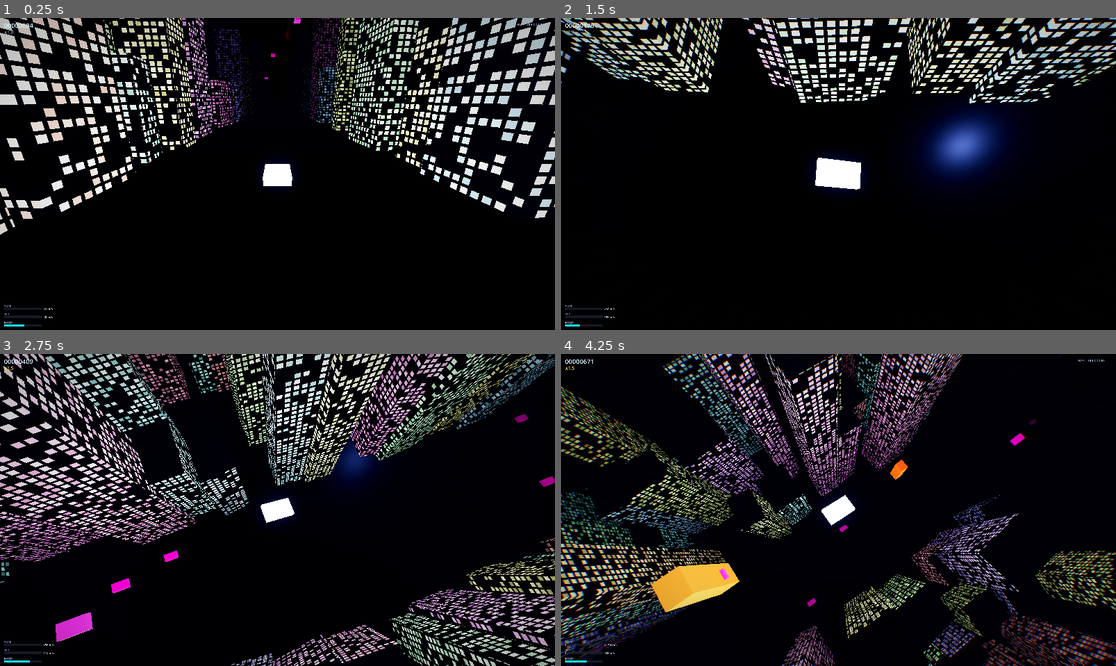
Above: before the commit, frames 1-4 (two rows, left to right).
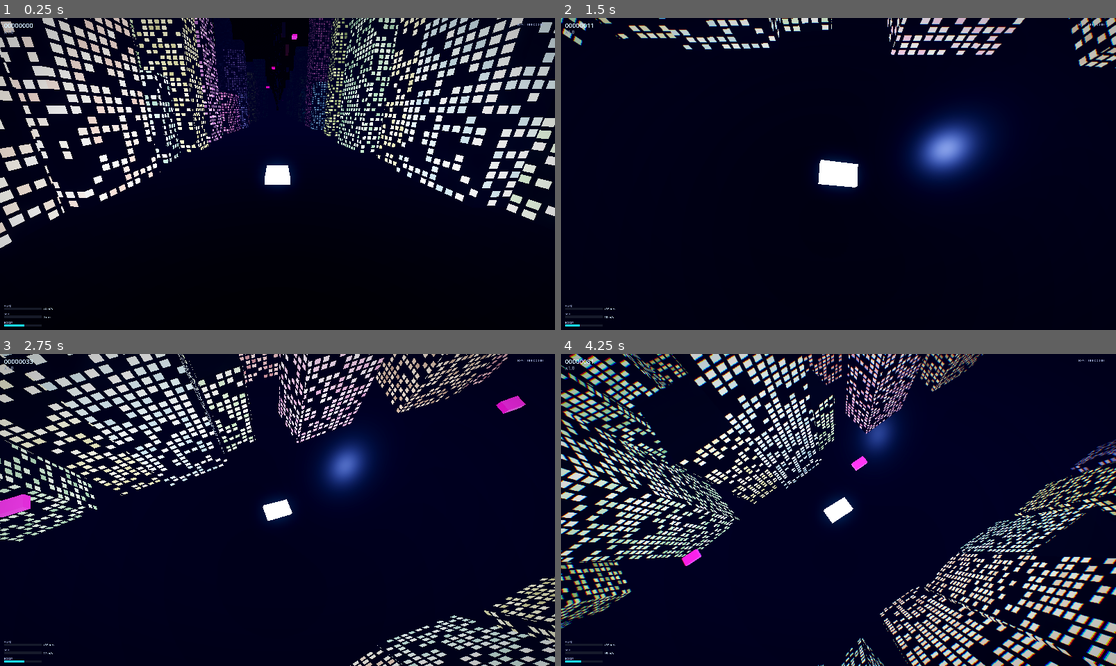
Above: after the commit, the same moments.

Repository: midas44/divepunk
Game: Godot game, scene res://scenes/main/Main.tscn
Same seed, same stepped clock (60 frames per second), same inputs: the game is played once before the commit and once after it.
Inputs (mouse positions are in pixels of both pictures, inside the frame that each line leads up to):
- Up to frame 1 (0.25 s): no input
- Up to frame 2 (1.5 s): move the mouse to (866, 174) at 0.52 s; hold Shift (boost) 0.53-1.28 s; hold W (steer_up) from 0.53 s (still down); tap Space at 0.77 s; move the mouse to (810, 174) at 1.27 s; tap Shift (boost) at 1.35 s
- Up to frame 3 (2.75 s): keep holding W (steer_up); tap Space at 1.52 s; move the mouse to (288, 503) at 2.02 s; hold Q (cycle_camera) from 2.03 s (still down); tap Shift (boost) at 2.3 s
- Up to frame 4 (4.25 s): keep holding W (steer_up); move the mouse to (832, 516) at 2.77 s; release Q (cycle_camera) at 2.78 s; tap Shift (boost) at 2.85 s; tap Space at 3.02, 3.77 s; move the mouse to (877, 513) at 3.52 s; hold Shift (boost) from 3.53 s (still down)

The runs differ from the first frame. In frame 1, 36% of the frame differs, in the area x 0-100%, y 0-97%; in frame 2, 15%; in frame 3, 57%; in frame 4, 78%, in the area x 0-100%, y 0-100%.

Commit message:
feat(view): far draw distance — lift camera far clip, stream 5× more city, thin the fog for the long view
At scale=3 and flight speed the world was unplayable: towers emerged from
darkness too late to react. Three limits stacked, none fixable by fog alone:

  - Camera.far was never set → defaulted to 4000 m (hard clip; nothing past it).
  - Chunks streamed only 2800 m ahead (chunks_ahead 14 × 200 m).
  - fog_density 0.01 was calibrated for a ~400 m view (near-opaque by ~460 m),
    so distance faded to the dark fog colour ("hidden in darkness").

This pass lifts all three together and exposes them in settings.cfg:

  - camera_rig: set Camera3D near/far; new [camera] near/far + base_fov/max_fov
    (wider FOV: 70→78 base, 96→100 max). far default 18000 m.
  - [streaming] section: chunks_ahead 14→72 (14,400 m ≈ 5×), chunks_behind,
    chunk_length, builds_per_frame — pushed onto ChunkManager before add_child.
  - Fog retuned for km not metres: density 0.01→0.00018, luminous neon-haze
    colour (not black), fog_sky_affect 0.3→0.7 so distance fades into the
    horizon. Volumetric kept subtle (0.018→0.005) with a config'd length (6 km).
  - RefGround now follows the ship in Z (and widened) so the thin-fog long view
    never flies off the fixed ground plane's edge.

Determinism preserved (per-chunk generation unchanged; only the active window
grew). Headless: EXIT=0 SE=0 PE=0 ERR=0, pool = 74 chunks.

Co-Authored-By: Claude Opus 4.8 (1M context) <noreply@anthropic.com>

Diff:
--- a/scripts/camera_rig.gd
+++ b/scripts/camera_rig.gd
@@ -27,9 +27,13 @@
 @export var distance_zoom_sharpness: float = 8.0  ## how fast the boom eases between levels when you press Q
 
 @export_group("FOV")
-@export var base_fov: float = 70.0
-@export var max_fov: float = 96.0                       ## widens with speed = sense of velocity
+@export var base_fov: float = 78.0                      ## cruising vertical FOV — a touch wider than stock for situational awareness at scale
+@export var max_fov: float = 100.0                      ## widens with speed = sense of velocity
 @export var fov_sharpness: float = 4.0
+
+@export_group("Clipping")
+@export var near_distance: float = 0.1                  ## near clip plane (m)
+@export var far_distance: float = 18000.0              ## far clip = hard draw distance (m); NOTHING renders past it. Keep it > the city draw distance so fog (not the clip plane) hides the edge.
 
 @export_group("Shake")
 @export var shake_decay: float = 5.0
@@ -56,6 +60,8 @@
 		_cam = Camera3D.new()
 		_cam.name = "Camera"
 		add_child(_cam)
+	_cam.near = near_distance
+	_cam.far = far_distance
 	_cam.fov = base_fov
 	_distances = [distance_close, distance_normal, distance_far]
 	_distance_index = clampi(distance_default_index, 0, _distances.size() - 1)
--- a/scripts/chunk_manager.gd
+++ b/scripts/chunk_manager.gd
@@ -16,7 +16,7 @@
 
 @export_group("Streaming")
 @export var chunk_length: float = 200.0      ## metres per chunk (pushed down to each CityChunk)
-@export var chunks_ahead: int = 14           ## chunks kept generated ahead of the ship (× chunk_length = draw distance)
+@export var chunks_ahead: int = 72           ## chunks kept generated ahead of the ship (× chunk_length = draw distance). ~5× the old default for the long view; set from [streaming] in settings.cfg.
 @export var chunks_behind: int = 1           ## how many to keep behind (so the player isn't on the edge)
 @export var builds_per_frame: int = 1        ## amortisation cap: max chunk (re)builds per frame
 
--- a/scripts/game.gd
+++ b/scripts/game.gd
@@ -35,6 +35,7 @@
 var _fx: CanvasLayer
 var _game_over: GameOverScreen
 var _hud: HUD
+var _ground: MeshInstance3D
 
 var _was_boosting: bool = false
 var _td_timer: float = 0.0       ## remaining real-time slow-mo (s)
@@ -123,6 +124,12 @@
 	_mgr.corridor_half_width = float(_cfg_value("corridor", "half_width", _mgr.corridor_half_width))
 	_mgr.corridor_floor = float(_cfg_value("corridor", "floor", _mgr.corridor_floor))
 	_mgr.corridor_ceiling = float(_cfg_value("corridor", "ceiling", _mgr.corridor_ceiling))
+	# Streaming / draw distance (the "view area" lever): chunks_ahead × chunk_length metres of city.
+	# Set before add_child so _ready() sizes the chunk pool from them.
+	_mgr.chunk_length = float(_cfg_value("streaming", "chunk_length", _mgr.chunk_length))
+	_mgr.chunks_ahead = int(_cfg_value("streaming", "chunks_ahead", _mgr.chunks_ahead))
+	_mgr.chunks_behind = int(_cfg_value("streaming", "chunks_behind", _mgr.chunks_behind))
+	_mgr.builds_per_frame = int(_cfg_value("streaming", "builds_per_frame", _mgr.builds_per_frame))
 	_mgr.building_windows = bool(_cfg_value("fx", "building_windows", _mgr.building_windows))
 	_mgr.hazard_pulse = bool(_cfg_value("fx", "hazard_pulse", _mgr.hazard_pulse))
 	add_child(_mgr)
@@ -201,6 +208,9 @@
 	# Drive the score: distance is how far the ship has flown (-Z), plus the decaying combo.
 	if _ship != null:
 		ScoreManager.set_distance(-_ship.global_position.z)
+		# Slide the (uniform) reflective ground with the ship so the now-long, thin-fog view never reaches its edge.
+		if _ground != null:
+			_ground.global_position.z = _ship.global_position.z
 	ScoreManager.tick(_delta)
 	# Ease any active near-miss slow-mo, using REAL time (recovered from the scaled frame delta).
 	_update_time_dilation(_delta / maxf(Engine.time_scale, 0.001))
@@ -307,6 +317,10 @@
 	rig.distance_normal = float(_cfg_value("camera", "distance_normal", rig.distance_normal))
 	rig.distance_far = float(_cfg_value("camera", "distance_far", rig.distance_far))
 	rig.distance_default_index = int(_cfg_value("camera", "default_level", rig.distance_default_index))
+	rig.base_fov = float(_cfg_value("camera", "base_fov", rig.base_fov))
+	rig.max_fov = float(_cfg_value("camera", "max_fov", rig.max_fov))
+	rig.near_distance = float(_cfg_value("camera", "near", rig.near_distance))
+	rig.far_distance = float(_cfg_value("camera", "far", rig.far_distance))
 
 
 func _ensure_environment() -> void:
@@ -328,10 +342,12 @@
 	if get_node_or_null(^"RefGround") == null:
 		# A long, near-black WET street: low roughness + a little metal so SSR mirrors the neon
 		# skyline in it (spec §7.7, wet-street reflections). Reads as dark glass when SSR is off.
+		# Stored as _ground and slid along with the ship each frame (see _process) so the long
+		# thin-fog view never flies off its edge.
 		var ground := MeshInstance3D.new()
 		ground.name = "RefGround"
 		var plane := PlaneMesh.new()
-		plane.size = Vector2(4000.0, 44000.0)
+		plane.size = Vector2(8000.0, 48000.0)
 		ground.mesh = plane
 		var gm := StandardMaterial3D.new()
 		gm.albedo_color = Color(0.012, 0.016, 0.03)
@@ -339,8 +355,9 @@
 		gm.metallic_specular = 0.6
 		gm.roughness = 0.22
 		ground.material_override = gm
-		ground.position = Vector3(0.0, 0.0, -20000.0)
+		ground.position = Vector3(0.0, 0.0, 0.0)
 		add_child(ground)
+	_ground = get_node_or_null(^"RefGround") as MeshInstance3D
 
 
 ## Assembles the neon-night Environment (M4 aesthetic pass, spec §7.7). The heavier desktop
@@ -386,20 +403,22 @@
 	for lvl: int in [1, 2, 3, 4, 5]:
 		env.set("glow_levels/%d" % lvl, true)
 
-	# Exponential distance fog — depth cue + conveniently hides the chunk draw distance.
+	# Exponential distance fog — depth cue that fades the FAR chunk edge into the horizon. Tuned for
+	# the long view: thin (so the city reads for kilometres) and a luminous neon-haze colour (so the
+	# distance fades to atmosphere, not to black), blended toward the sky band.
 	env.fog_enabled = true
-	env.fog_light_color = Color(0.05, 0.06, 0.13)
-	env.fog_density = float(_cfg_value("fx", "fog_density", 0.01))
-	env.fog_sky_affect = 0.3
-	env.fog_aerial_perspective = 0.5
+	env.fog_light_color = Color(0.10, 0.12, 0.22)
+	env.fog_density = float(_cfg_value("fx", "fog_density", 0.00018))
+	env.fog_sky_affect = 0.7
+	env.fog_aerial_perspective = 0.4
 
 	# Volumetric fog — the real mood layer (desktop): a faint neon-tinted haze with true depth.
 	env.volumetric_fog_enabled = bool(_cfg_value("fx", "volumetric_fog", true))
-	env.volumetric_fog_density = float(_cfg_value("fx", "volumetric_fog_density", 0.018))
-	env.volumetric_fog_albedo = Color(0.06, 0.07, 0.16)
+	env.volumetric_fog_density = float(_cfg_value("fx", "volumetric_fog_density", 0.005))
+	env.volumetric_fog_albedo = Color(0.07, 0.08, 0.17)
 	env.volumetric_fog_emission = Color(0.05, 0.02, 0.10)
 	env.volumetric_fog_emission_energy = 0.4
-	env.volumetric_fog_length = 3200.0
+	env.volumetric_fog_length = float(_cfg_value("fx", "volumetric_fog_length", 6000.0))
 	env.volumetric_fog_gi_inject = 0.2
 
 	# Screen-space reflections — wet-street neon (Forward+ desktop); reflects in the RefGround.
--- a/settings/settings.cfg
+++ b/settings/settings.cfg
@@ -47,19 +47,19 @@
 ceiling=1000.0
 
 ; Vertical floor (just above the ground plane).
-floor=4.0
+floor=10.0
 
 [ship]
 
 ; Forward-speed model (m/s). A run starts at base_speed and ramps toward max_speed; boost
 ; multiplies the current speed for a surge. A bigger base->boosted gap = more speed variation.
-base_speed=20.0
+base_speed=0.0
 max_speed=2000.0
 boost_multiplier=10.0
 
 ; Boost ease rates (per second; higher = snappier). The OUT rate is deliberately slower than
 ; the IN rate, so releasing boost bleeds speed off gradually instead of dropping it sharply.
-boost_in_rate=5.0
+boost_in_rate=3.0
 boost_out_rate=1.0
 
 ; Vertical (climb/dive) speed scales with forward speed: climb speed = the LARGER of
